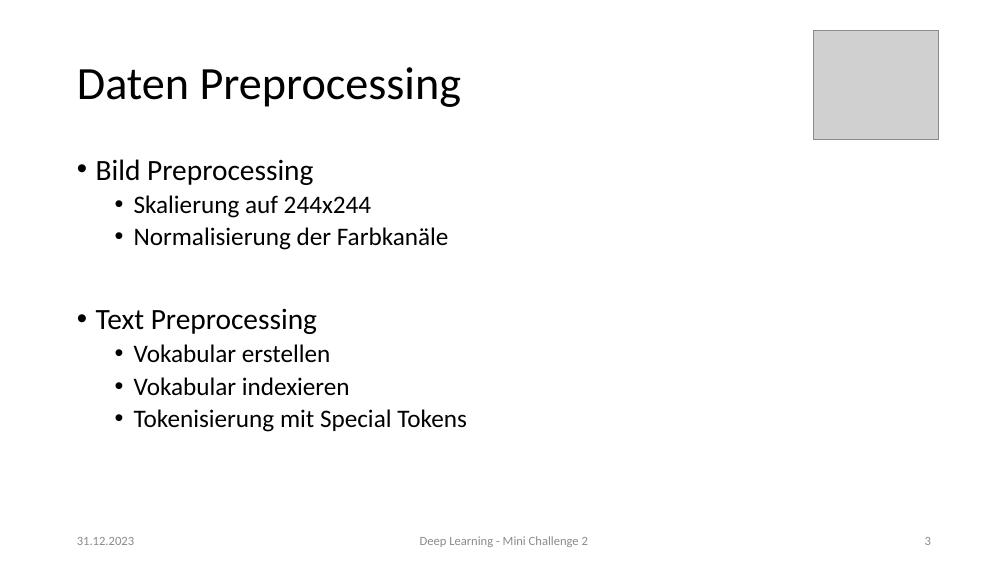
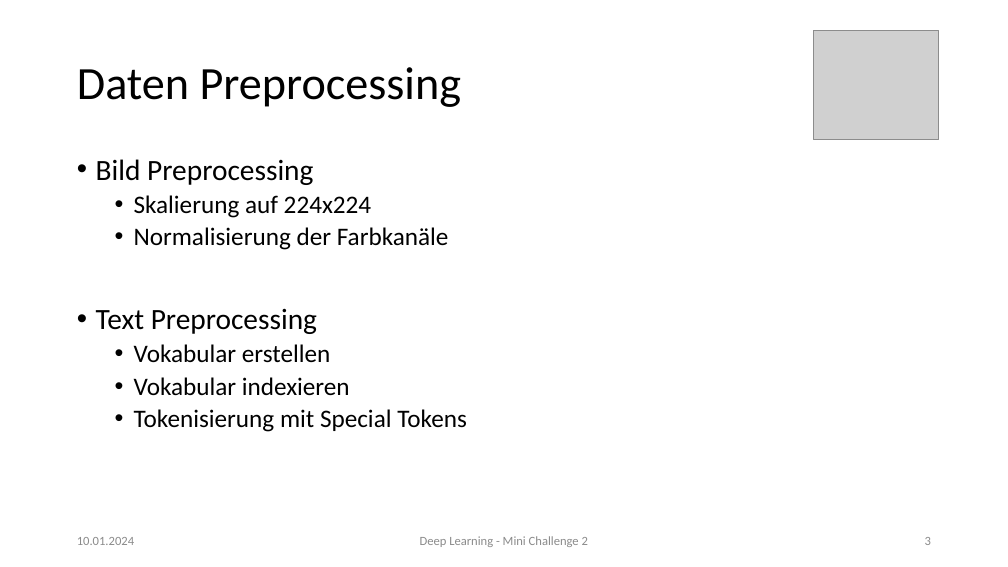
Before and after one commit to 7ben18/fhnw-del-Deep-Learning, a slide deck: slide 3 of del-Minichallenge-2/docs/del-mc2-präsi.pptx. Drawn at 1008x567 pixels with LibreOffice and Linux fonts; fonts in the diff are those of the drawing; grey boxes stand for pictures. Boxes give left, top, right and bottom in pixels: in the first picture for what was removed or moved away, otherwise in the second. Text is boxed around its words. In the diff, an @@ line names an element or a change of style, - is before the commit and + after.

```diff
--- a/del-Minichallenge-2/docs/del-mc2-präsi.pptx
+++ b/del-Minichallenge-2/docs/del-mc2-präsi.pptx
@@ text at (134,195,371,218): text changed @@
-  • Skalierung auf 244x244
+  • Skalierung auf 224x224
@@ text at (77,537,134,545): text changed @@
-31.12.2023
+10.01.2024
```
Also in this commit, not shown: 9 other slides changed.
